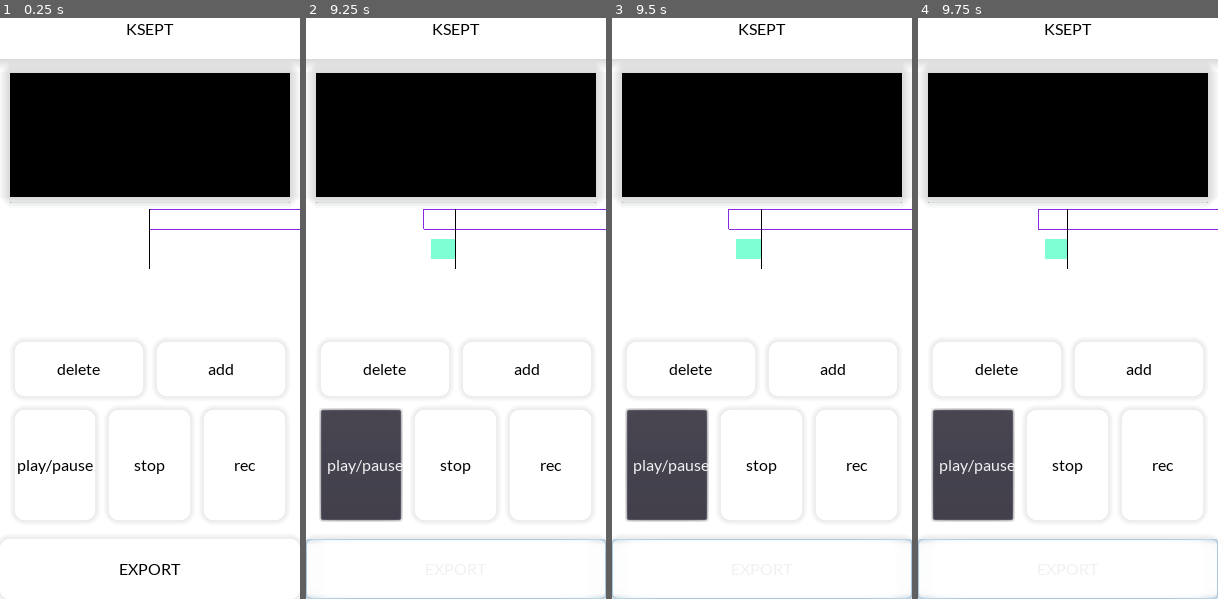
Above: before the commit, frames 1-4 (left to right).
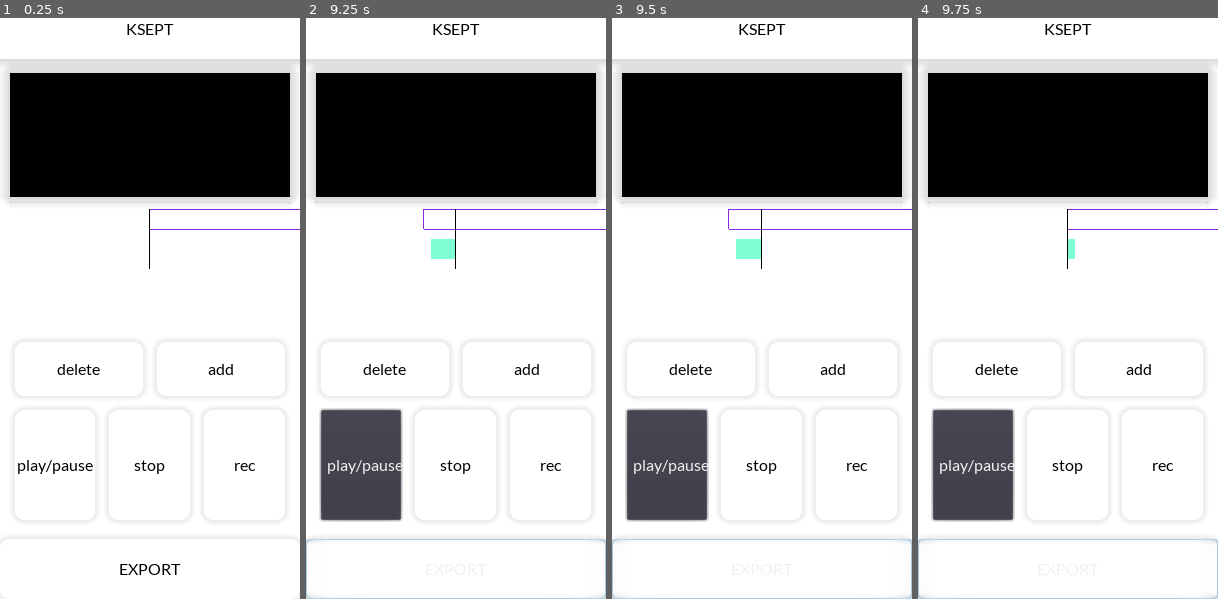
Above: after the commit, the same moments.

Repository: kahagino/ksept_recorder
Game: Godot game, scene res://scenes/main.tscn
Same seed, same stepped clock (60 frames per second), same inputs: the game is played once before the commit and once after it.
Inputs:
- Up to frame 1 (0.25 s): no input
- Up to frame 2 (9.25 s): click "EXPORT" at 0.5 s; click "add" at 1.25 s; click "stop" at 2 s; click "rec" at 2.75 s; click "play/pause" at 3.5 s; hold Right (ui_right) 4.28-5.03 s; tap Enter at 5 s; hold Down (ui_down) 5.03-5.78 s; hold Right (ui_right) 5.78-6.53 s; tap Space at 6.5 s; hold Up (ui_up) 6.53-7.28 s; hold Left (ui_left) 7.28-8.78 s; hold Down (ui_down) from 8.78 s (still down)
- Up to frame 3 (9.5 s): keep holding Down (ui_down)
- Up to frame 4 (9.75 s): tap Enter at 9.5 s; release Down (ui_down) at 9.53 s; hold Right (ui_right) from 9.53 s (still down)

Frames 1-3 are identical in both runs. In frame 4, 0.4% of the frame differs, in the area x 40-53%, y 32-42%.

Commit message:
🐛 fixed export when recording active

Diff:
--- a/src/audio_manager.gd
+++ b/src/audio_manager.gd
@@ -109,6 +109,7 @@
 	var display_path = [file_path, ProjectSettings.globalize_path(file_path)]
 	var status_text = "Saved WAV file to: %s\n(%s)" % display_path
 	print(status_text)
+	stop()
 
 func _on_export_ready()->void:
 	print("export ready to be saved")
@@ -117,6 +118,8 @@
 	save_audio()
 
 func _on_ExportButton_pressed()->void:
+	stop()
+	stop() # call to times to ensure cursor is reset to beggining
 	$TrackManager.prepare_export()
 	play_pause()
 	if !effect.is_recording_active():
